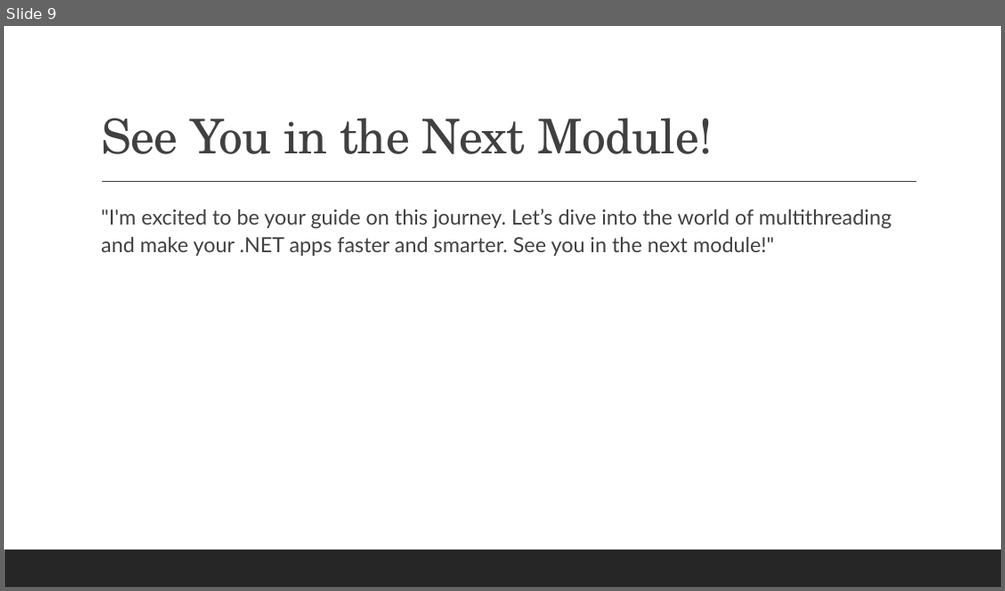
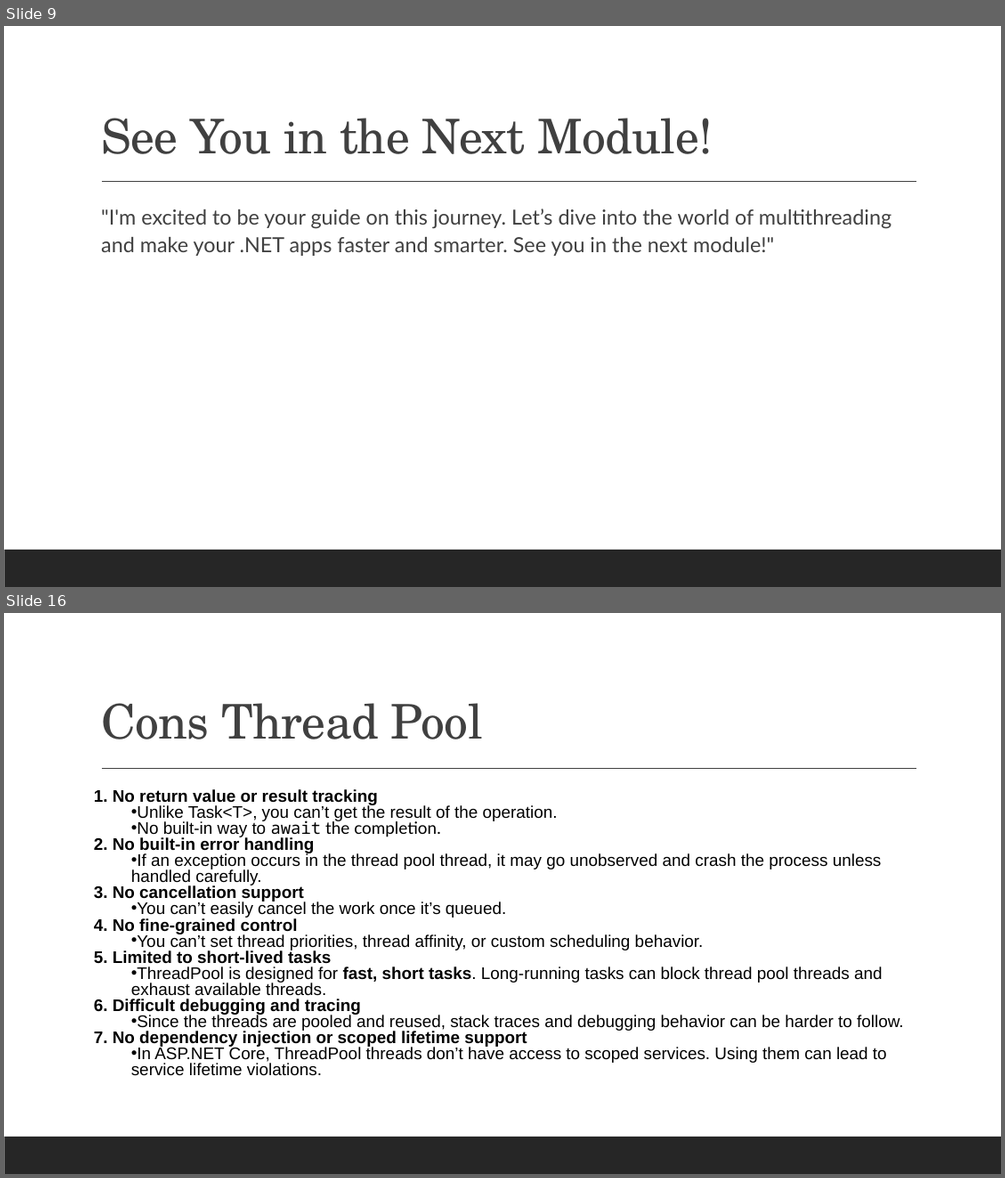
Before and after one commit to bhushanpoojary/MultiThreadingDotNet, a slide deck: PPT/Mastering Multithreading in DotNet.pptx. Shown one above the other, each under a label of ours: slide 9 before the commit, slides 9 and 16 after it; the slides between them are not shown. The pictures are 1005x591 and 1005x1178 pixels, drawn with LibreOffice and Linux fonts; fonts in the diff are those of the drawing. Boxes give left, top, right and bottom in pixels: in the first picture for what was removed or moved away, otherwise in the second. Text is boxed around its words. In the diff, an @@ line names an element or a change of style, - is before the commit and + after.

Commit message:
Added thread pool code and PPT

```diff
--- a/PPT/Mastering Multithreading in DotNet.pptx
+++ b/PPT/Mastering Multithreading in DotNet.pptx
@@ slide 16 added at <box>4,613,1001,1174</box>, background #FFFFFF; not listed: 2 template elements that a slide beside it also shows @@
@@ title added at <box>101,703,483,739</box>, 46 pt, text #404040 @@
+Cons Thread Pool
@@ text added at <box>113,789,904,1076</box>, 16.1 pt, text #000000 @@
+1. No return value or result tracking
+  • Unlike Task<T>, you can’t get the result of the operation.
+  • No built-in way to await the completion.
+2. No built-in error handling
+  • If an exception occurs in the thread pool thread, it may go unobserved and crash the process unless handled carefully.
+3. No cancellation support
+  • You can’t easily cancel the work once it’s queued.
+4. No fine-grained control
+  • You can’t set thread priorities, thread affinity, or custom scheduling behavior.
+5. Limited to short-lived tasks
+  • ThreadPool is designed for fast, short tasks. Long-running tasks can block thread pool threads and exhaust available threads.
+6. Difficult debugging and tracing
+  • Since the threads are pooled and reused, stack traces and debugging behavior can be harder to follow.
+7. No dependency injection or scoped lifetime support
+  • In ASP.NET Core, ThreadPool threads don’t have access to scoped services. Using them can lead to service lifetime violations.
```
Also in this commit, not shown: 6 other slides added, 7 other files.
